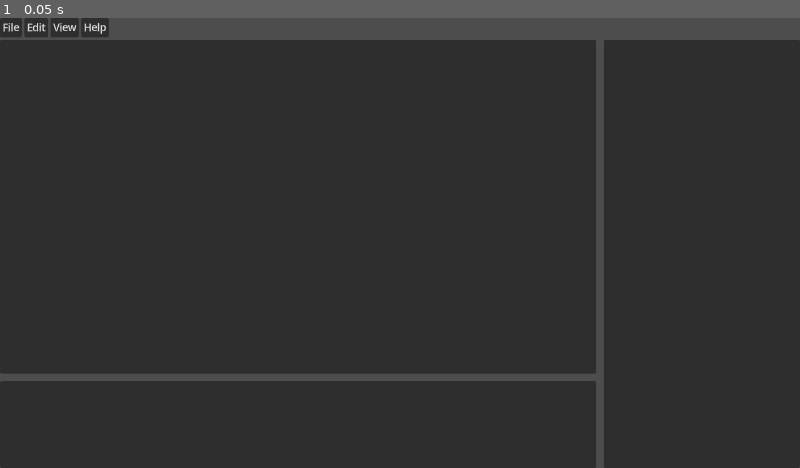
Above: before the commit, frame 1.
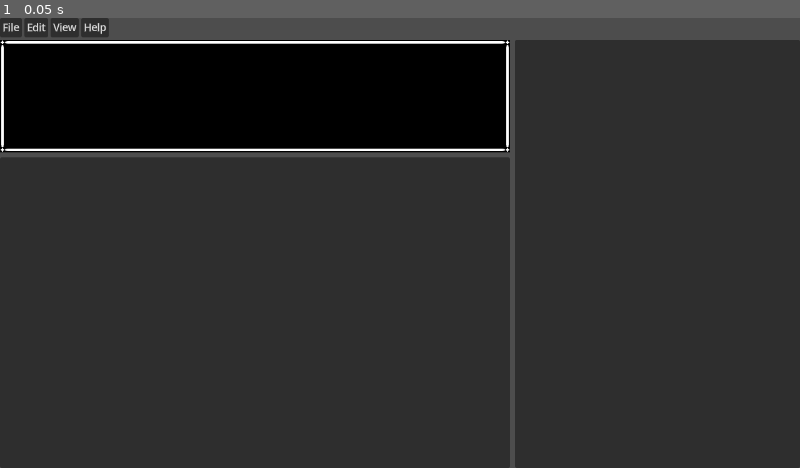
Above: after the commit, the same moment.

Repository: goldstargloww/custom-isat-dialogue-maker
Game: Godot game, scene res://test.tscn
The game is run twice, just before and just after one commit, with the same random seed, the same clock (stepped at 60 frames per second) and the same inputs. The project has no main scene, so this scene is started directly.
Inputs:
- Up to frame 1 (0.05 s): no input

The runs differ from the first frame. In frame 1, 19% of the frame differs, in the area x 0-76%, y 4-100%.

Commit message:
add dialogue box viewport and stuff

Diff:
--- a/test.tscn
+++ b/test.tscn
@@ -1,4 +1,6 @@
-[gd_scene format=3 uid="uid://du2v8iiegpggc"]
+[gd_scene load_steps=2 format=3 uid="uid://du2v8iiegpggc"]
+
+[ext_resource type="Texture2D" uid="uid://cvu4i3bf5m1l" path="res://assets/gui/border.png" id="1_37kl0"]
 
 [node name="Node" type="Control"]
 layout_mode = 3
@@ -50,17 +52,55 @@
 layout_mode = 2
 size_flags_vertical = 3
 size_flags_stretch_ratio = 20.0
-split_offset = 954
+theme_override_constants/separation = 8
 
 [node name="VSplitContainer" type="VSplitContainer" parent="VBoxContainer/HSplitContainer"]
 layout_mode = 2
-split_offset = 534
+theme_override_constants/separation = 6
+
+[node name="CenterContainer" type="CenterContainer" parent="VBoxContainer/HSplitContainer/VSplitContainer"]
+layout_mode = 2
+
+[node name="SubViewportContainer" type="SubViewportContainer" parent="VBoxContainer/HSplitContainer/VSplitContainer/CenterContainer"]
+layout_mode = 2
+
+[node name="SubViewport" type="SubViewport" parent="VBoxContainer/HSplitContainer/VSplitContainer/CenterContainer/SubViewportContainer"]
+transparent_bg = true
+handle_input_locally = false
+size = Vector2i(816, 180)
+render_target_update_mode = 4
+
+[node name="Camera2D" type="Camera2D" parent="VBoxContainer/HSplitContainer/VSplitContainer/CenterContainer/SubViewportContainer/SubViewport"]
+anchor_mode = 0
+
+[node name="DialogueBox" type="Control" parent="VBoxContainer/HSplitContainer/VSplitContainer/CenterContainer/SubViewportContainer/SubViewport"]
+layout_mode = 3
+anchors_preset = 12
+anchor_top = 1.0
+anchor_right = 1.0
+anchor_bottom = 1.0
+grow_horizontal = 2
+grow_vertical = 0
+
+[node name="NinePatchRect" type="NinePatchRect" parent="VBoxContainer/HSplitContainer/VSplitContainer/CenterContainer/SubViewportContainer/SubViewport/DialogueBox"]
+texture_filter = 1
+layout_mode = 1
+anchors_preset = 12
+anchor_top = 1.0
+anchor_right = 1.0
+anchor_bottom = 1.0
+offset_top = -180.0
+grow_horizontal = 2
+grow_vertical = 0
+texture = ExtResource("1_37kl0")
+region_rect = Rect2(0, 0, 30, 30)
+patch_margin_left = 13
+patch_margin_top = 13
+patch_margin_right = 13
+patch_margin_bottom = 13
 
 [node name="PanelContainer" type="PanelContainer" parent="VBoxContainer/HSplitContainer/VSplitContainer"]
 layout_mode = 2
 
-[node name="PanelContainer2" type="PanelContainer" parent="VBoxContainer/HSplitContainer/VSplitContainer"]
-layout_mode = 2
-
 [node name="PanelContainer" type="PanelContainer" parent="VBoxContainer/HSplitContainer"]
 layout_mode = 2
